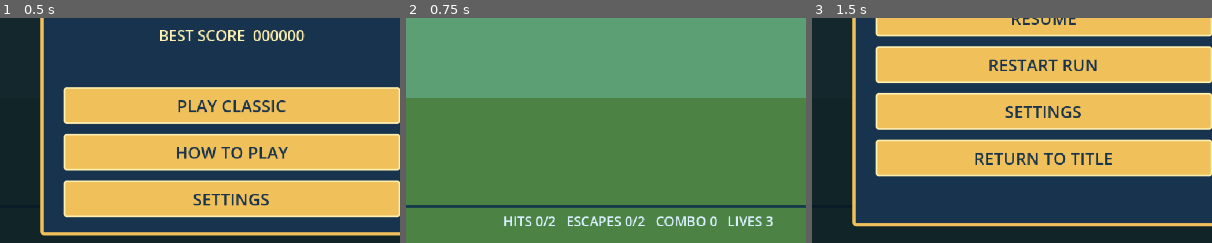
Above: before the commit, frames 1-3 (left to right).
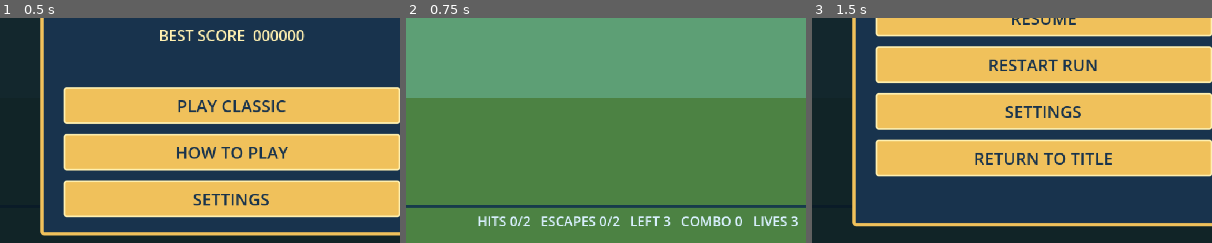
Above: after the commit, the same moments.

Repository: ranababu1/duckhunt
Game: Godot game, scene res://scenes/main/main.tscn
Same seed, same stepped clock (60 frames per second), same inputs: the game is played once before the commit and once after it.
Inputs:
- Up to frame 1 (0.5 s): no input
- Up to frame 2 (0.75 s): click "PLAY CLASSIC" at 0.5 s
- Up to frame 3 (1.5 s): click "Ⅱ" at 1.25 s
The pictures show only the part of the screen within x 21-71%, y 50-100%; the shares and areas given below are measured in that part.

Frame 1 is identical in both runs. In frame 2, 2.1% of the frame differs, in the area x 18-98%, y 88-93%; in frame 3, nothing differs.

Commit message:
Show remaining targets in HUD

Diff:
--- a/scripts/gameplay/prototype_game.gd
+++ b/scripts/gameplay/prototype_game.gd
@@ -362,11 +362,13 @@
 		_draw_centered_text(_hud_status_text(), Vector2(480, 520), 16, Color("d9f0ff"))
 
 func _hud_status_text() -> String:
-	return "HITS %d/%d   ESCAPES %d/%d   COMBO %d   LIVES %d" % [
+	var targets_left: int = maxi(round.total_ducks - round.round_hits - round.escapes, 0)
+	return "HITS %d/%d   ESCAPES %d/%d   LEFT %d   COMBO %d   LIVES %d" % [
 		round.round_hits,
 		round.required_hits,
 		round.escapes,
 		round.allowed_escapes,
+		targets_left,
 		run.combo,
 		run.lives
 	]
--- a/tests/game_flow_test.gd
+++ b/tests/game_flow_test.gd
@@ -30,7 +30,7 @@
 	_assert(main.game_manager.state == main.game_manager.State.PLAYING, "Play should start a run")
 	_assert(main.round.active_ducks == 1, "first round should spawn its opening target")
 	_assert(main.ducks[0].placeholder_visible, "duck should use its geometric fallback until animation frames are assigned")
-	_assert(main._hud_status_text() == "HITS 0/2   ESCAPES 0/2   COMBO 0   LIVES 3", "HUD should show the current escape allowance")
+	_assert(main._hud_status_text() == "HITS 0/2   ESCAPES 0/2   LEFT 3   COMBO 0   LIVES 3", "HUD should show the current escape allowance and remaining targets")
 	var duck = main.ducks[0]
 	duck.position = Vector2(420.0, 280.0)
 	var overlapping_duck = main.ducks[1]
@@ -40,7 +40,7 @@
 	overlapping_duck.deactivate()
 	_assert(main.weapon.request_fire(duck.global_position), "weapon should accept the test shot")
 	_assert(main.run.hits == 1 and main.run.score == 100, "shot should resolve through the main scene")
-	_assert(main._hud_status_text().begins_with("HITS 1/2   ESCAPES 0/2"), "HUD should update hit quota after a successful shot")
+	_assert(main._hud_status_text().begins_with("HITS 1/2   ESCAPES 0/2   LEFT 2"), "HUD should update quota and remaining targets after a hit")
 	duck._process(duck.TERMINAL_ANIMATION_DURATION)
 	_assert(not duck.is_processing(), "retired target should stop processing after its terminal animation")
 	main.round._process(main.round.spawn_interval)
Not shown, changed: doc/changelog.md
Not shown, changed: doc/currentstate.md
